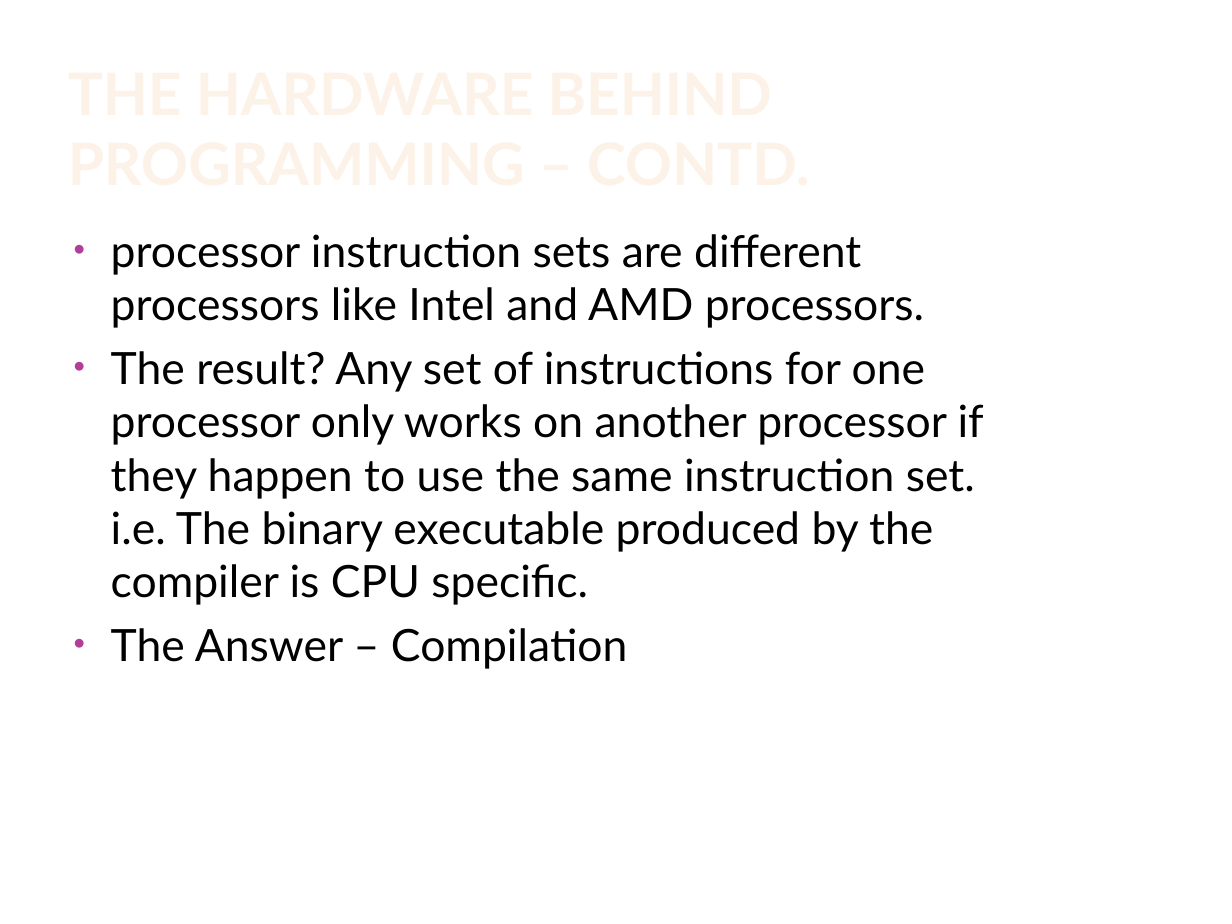
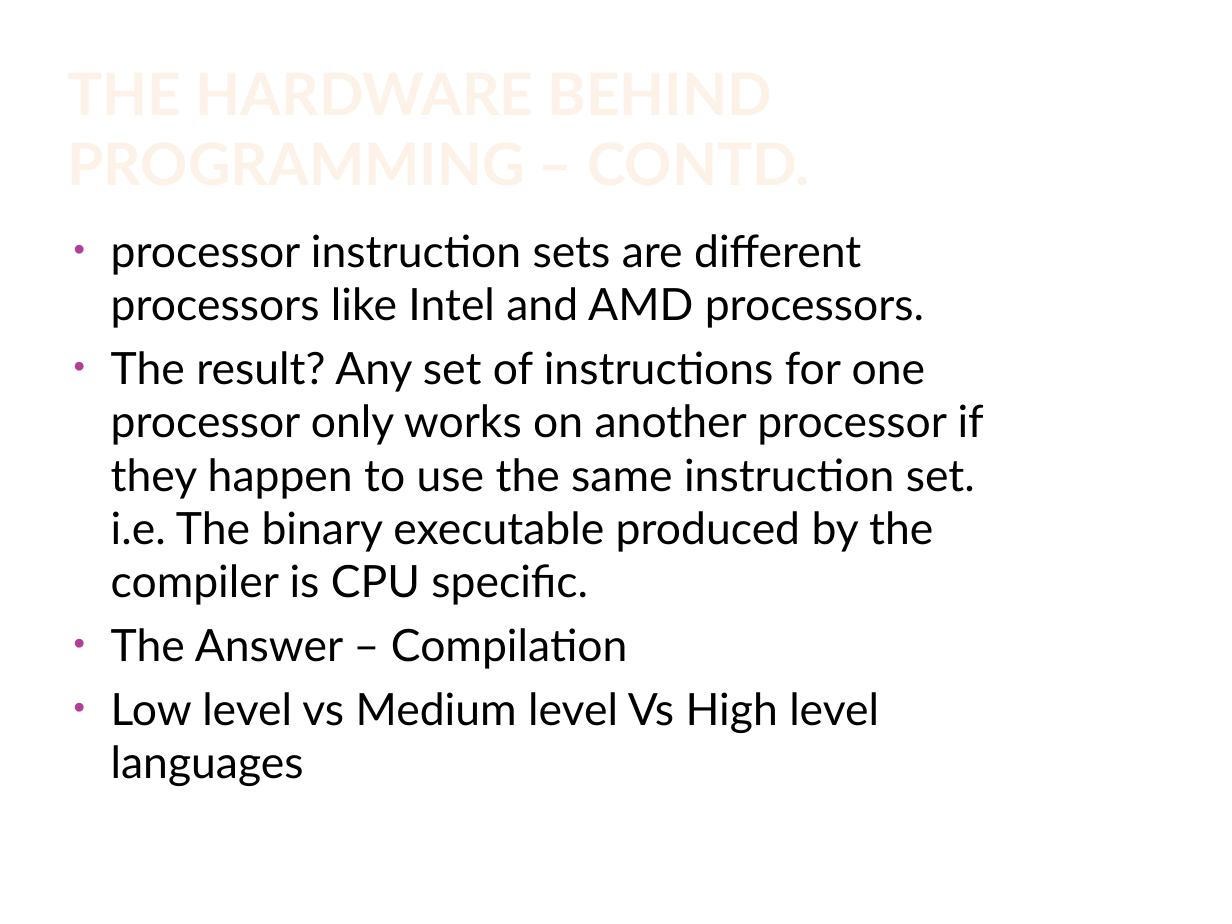
Before and after one commit to sanjeevir/all-my-resources, a slide deck: slide 9 of java/Object orientation.pptx (slide 6 before the commit). Drawn at 1232x924 pixels with LibreOffice and Linux fonts; fonts in the diff are those of the drawing; background and template pictures are left out. Boxes give left, top, right and bottom in pixels: in the first picture for what was removed or moved away, otherwise in the second. Text is boxed around its words. In the diff, an @@ line names an element or a change of style, - is before the commit and + after.

```diff
--- a/java/Object orientation.pptx
+++ b/java/Object orientation.pptx
@@ text at (111, 692, 879, 786): paragraph added @@
+• Low level vs Medium level Vs High level languages
```
Also in this commit, not shown: 4 other slides changed, 20 slides added, 2 slides removed.
